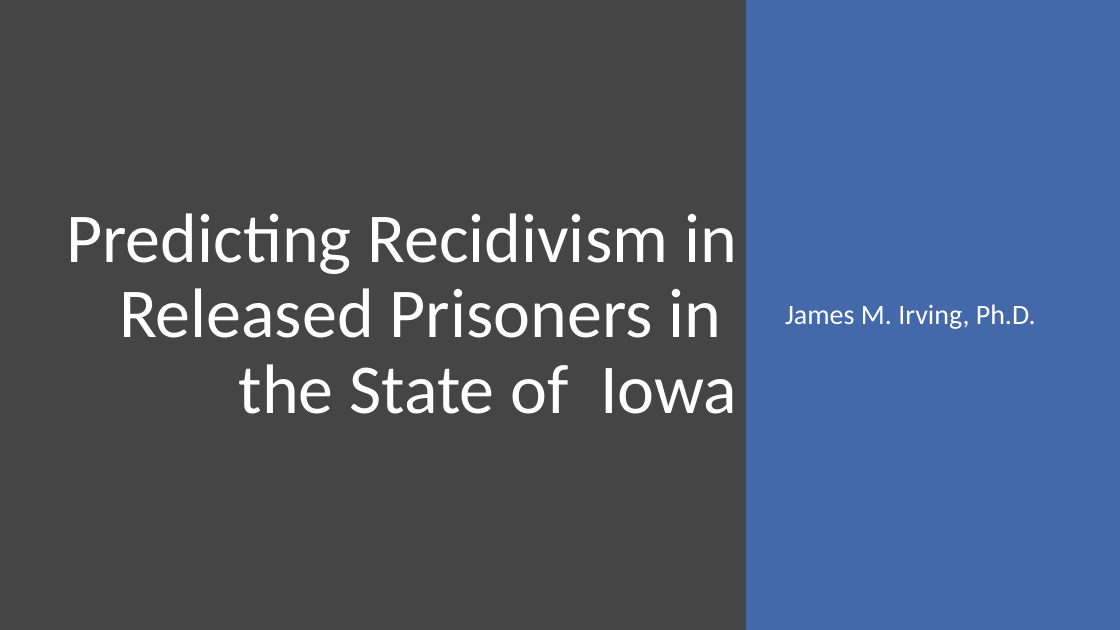
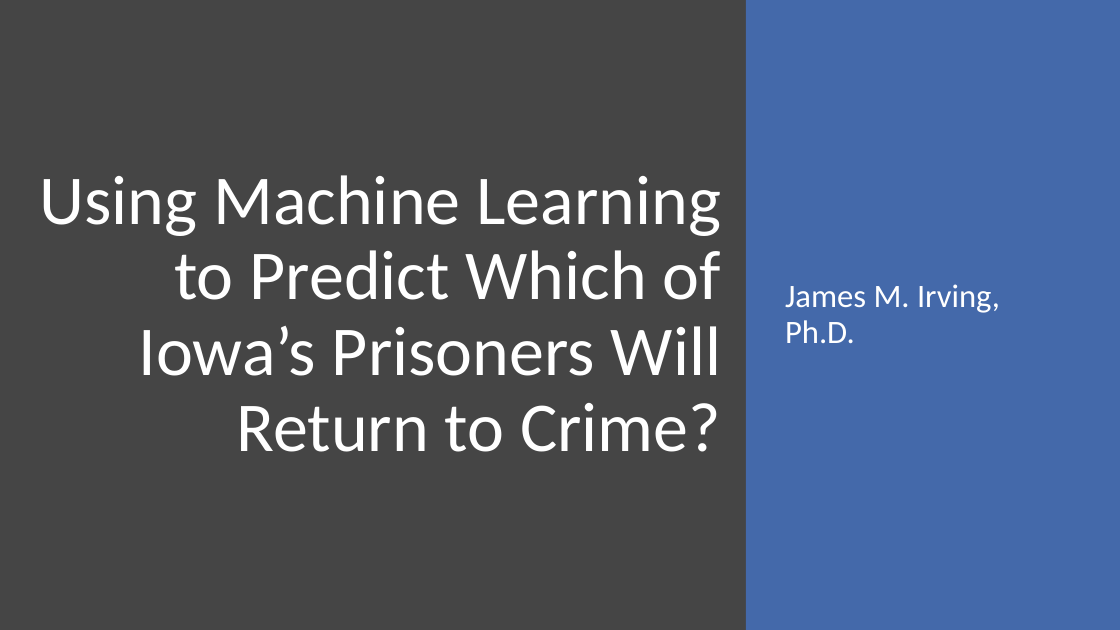
Before and after one commit to jirvingphd/iowa-prisoner-recidivism-mod-3-project, a slide deck: slide 1 of Predicting Recidivism in Released Prisoner in Iowa_v2.pptx. Drawn at 1120x630 pixels with LibreOffice and Linux fonts; fonts in the diff are those of the drawing. Boxes give left, top, right and bottom in pixels: in the first picture for what was removed or moved away, otherwise in the second. Text is boxed around its words. In the diff, an @@ line names an element or a change of style, - is before the commit and + after.

```diff
--- a/Predicting Recidivism in Released Prisoner in Iowa_v2.pptx
+++ b/Predicting Recidivism in Released Prisoner in Iowa_v2.pptx
@@ subtitle "James M. Irving, Ph.D." at box(785, 284, 1000, 343): size 24 to 28 pt @@
@@ title at box(40, 175, 721, 452): text changed @@
-Predicting Recidivism in Released Prisoners in
-the State of Iowa
+Using Machine Learning to Predict Which of
+Iowa’s Prisoners Will Return to Crime?
```
Also in this commit, not shown: 4 other slides changed, 2 slides added, 5 other files.
